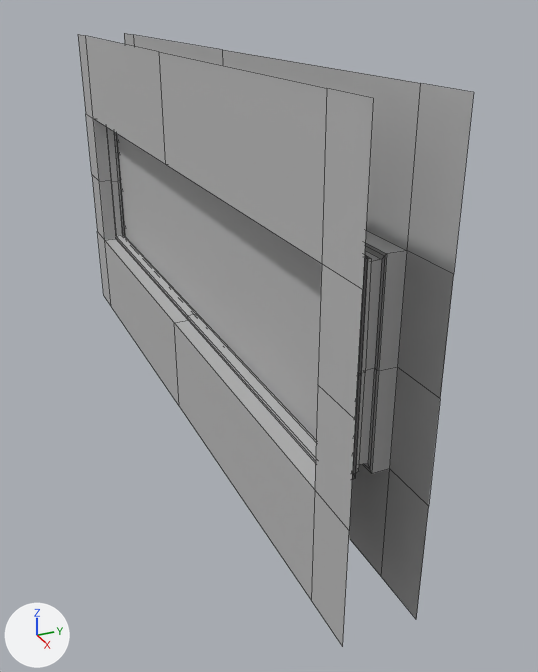
The FBX model QuarantineGame/Assets/RawImports/Jacob's_imports/Modular_imports/Big_window.fbx: old version first, new version second.
Camera for both pictures: a 50 mm camera at (12.71, -1.67, 10.38) aimed at (7.55, 0.65, 7.8). The lights are fixed; the arrows at lower left show +X, +Y and +Z. Mesh edges are drawn as thin lines. Where no turn or scale is listed for an object, it has been applied to the vertices. Vertices at the same position are counted once.
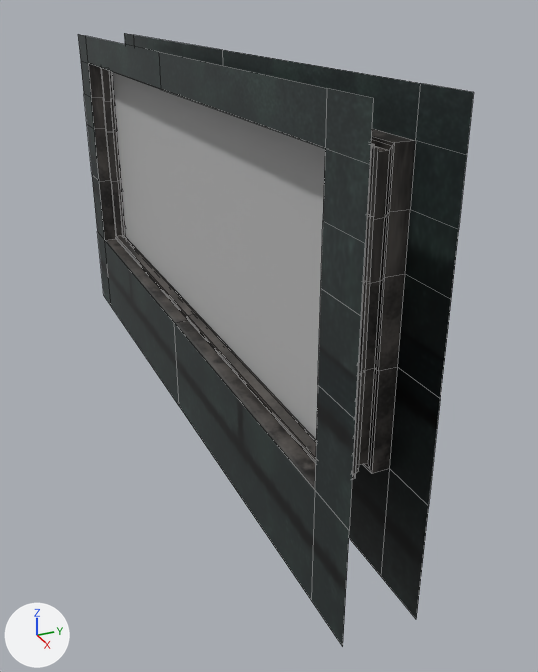
The newer file is also turned or shifted as a whole; pictures and numbers use the older file's frame.

Boxes [x1, y1, x2, y2] around the edits, measured in the pictures (538 x 672 px):
'pCube13', surface changed, reshaped (grey to black)
    both: [78, 33, 474, 647]
part 1 of me_mesh, built on
    before: [86, 114, 454, 479]
    after: [81, 61, 467, 479]
part 2 of me_mesh, surface changed (grey to black)
    both: [78, 33, 474, 373]

The change, as a list of edits to the scene's bpy script:
```text
Add img_big_window_big_window1_basecolor_png:
    img_big_window_big_window1_basecolor_png = load_image('Big_window_Big_window1_BaseColor.png', 'Maps/Wall_1/Big_window_Big_window1_BaseColor.png', 2048, 2048, 'sRGB')
Change mat_big_window1:
    remove mat_big_window1.base_color = (0.5, 0.5, 0.5)  # grey #bcbcbc
    add mat_big_window1.texture = img_big_window_big_window1_basecolor_png
Change me_mesh:
    used by ob_pcube13; location = (4.02, 0.0, 7.0)
    remove me_mesh.from_pydata(...)  # 169 vertices, 156 faces; spans x 0.0..6.0, y 0.0..0.5, z 0.0..3.0
    add me_mesh.from_pydata(...)  # 245 vertices, 228 faces; spans x 0.0..6.0, y 0.0..0.5, z 0.0..3.0
    me_mesh part 1
    46 faces are deleted
    30 vertices in x 0.0..6.0, y 0.0..0.5, z 2.13..2.17 move by (0.0, 0.0, 0.56)
    7 vertices in x 0.39..0.41, y 0.13..0.38, z 2.16..2.17 move by (0.0, 0.0, -0.11)
    6 vertices in x 5.59..5.61, y 0.13..0.38, z 2.16..2.17 move by (0.0, 0.0, -0.13)
    6 vertices in x 5.56..5.58, y 0.12..0.38, z 2.12..2.15 move by (0.0, 0.0, -0.12)
    4 vertices in x 0.42..0.44, y 0.12..0.38, z 2.13..2.15 move by (0.0, 0.0, -0.1)
    2 vertices move from x 0.44, y 0.2..0.3, z 2.12 to x 0.44, y 0.2..0.3, z 2.03
    6 vertices are added at (0.42, 0.3, 2.71), (0.42, 0.2, 2.71), (0.44, 0.38, 2.69), (0.44, 0.12, 2.69), (0.44, 0.3, 2.68), (0.44, 0.2, 2.68)
    13 new vertices lie (0.0, 0.0, -0.34) away from vertices in x 0.0..6.0, y 0.0..0.5, z 2.17
    8 new vertices lie (0.0, 0.0, 0.35) away from vertices in x 5.56..5.61, y 0.13..0.38, z 2.12..2.17
    10 new vertices lie (0.0, 0.0, 0.34) away from vertices in x 5.56..5.61, y 0.12..0.38, z 2.13..2.39
    9 new vertices lie (0.0, 0.0, 0.33) away from vertices in x 0.39..5.56, y 0.13..0.38, z 2.16..2.35
    11 new vertices lie (0.0, 0.0, 0.34) away from vertices in x 0.39..5.58, y 0.12..0.38, z 2.35..2.39
    7 new vertices lie (0.0, 0.0, 0.54) away from vertices in x 5.61..6.0, y 0.0..0.5, z 1.5
    6 new vertices lie (0.0, 0.0, 0.56) away from vertices in x 0.0..0.39, y 0.0..0.5, z 1.5
    6 new vertices lie (0.0, 0.0, 0.32) away from vertices in x 0.42..0.44, y 0.12..0.38, z 2.12..2.15
    118 new faces join them, mat_big_window1 (picture img_big_window_big_window1_basecolor_png)
    me_mesh part 2: 12 kept faces spanning x 0.0..6.0, y 0.0..0.5, z 1.5..3.0 get new texture (UV) coordinates
```
